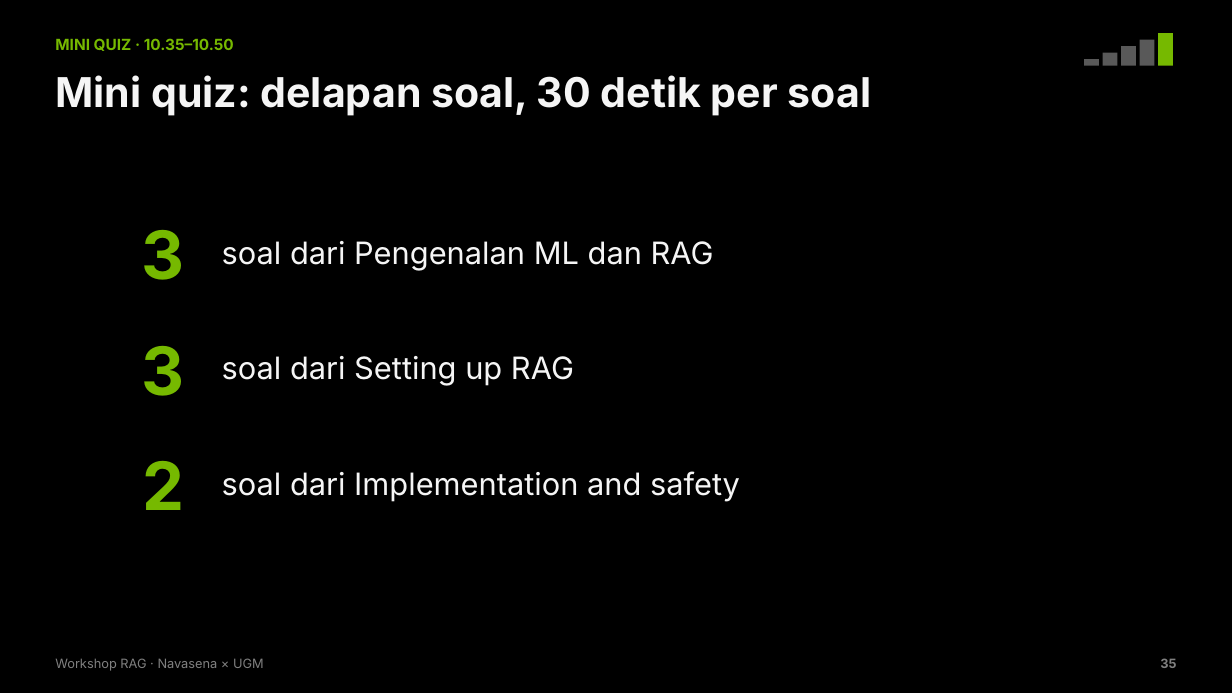
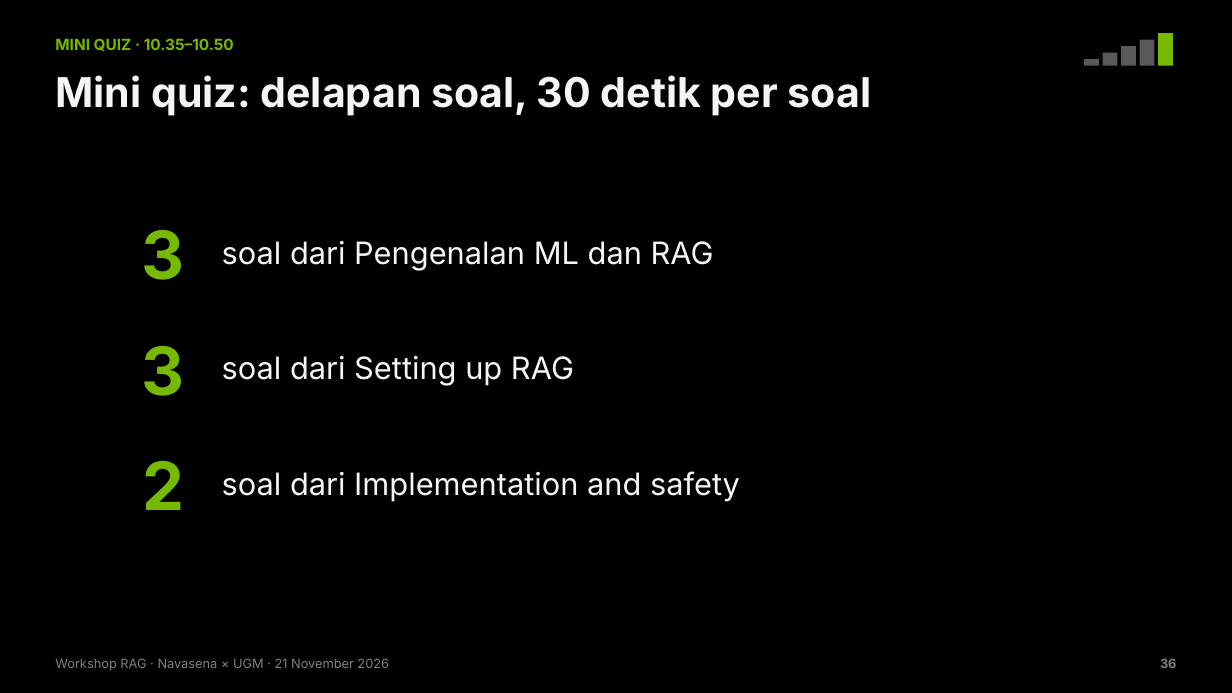
Before and after one commit to chmdznr/navasena-ugm-rag-workshop, a slide deck: slide 36 of slides/dist/Navasena_UGM_Workshop_RAG.pptx (slide 35 before the commit). Drawn at 1232x693 pixels with LibreOffice and Linux fonts; fonts in the diff are those of the drawing. Boxes give left, top, right and bottom in pixels: in the first picture for what was removed or moved away, otherwise in the second. Text is boxed around its words. In the diff, an @@ line names an element or a change of style, - is before the commit and + after.

```diff
--- a/slides/dist/Navasena_UGM_Workshop_RAG.pptx
+++ b/slides/dist/Navasena_UGM_Workshop_RAG.pptx
@@ text at [55, 658, 389, 671]: text changed @@
-Workshop RAG · Navasena × UGM
+Workshop RAG · Navasena × UGM · 21 November 2026
```
Also in this commit, not shown: 33 other slides changed, 3 slides added, 2 slides removed, 33 other files.
